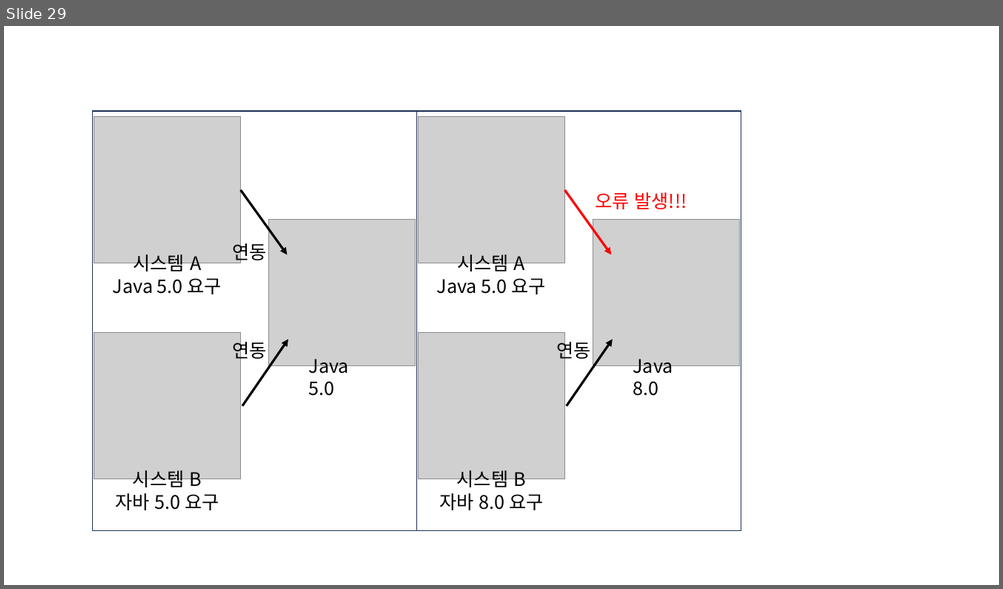
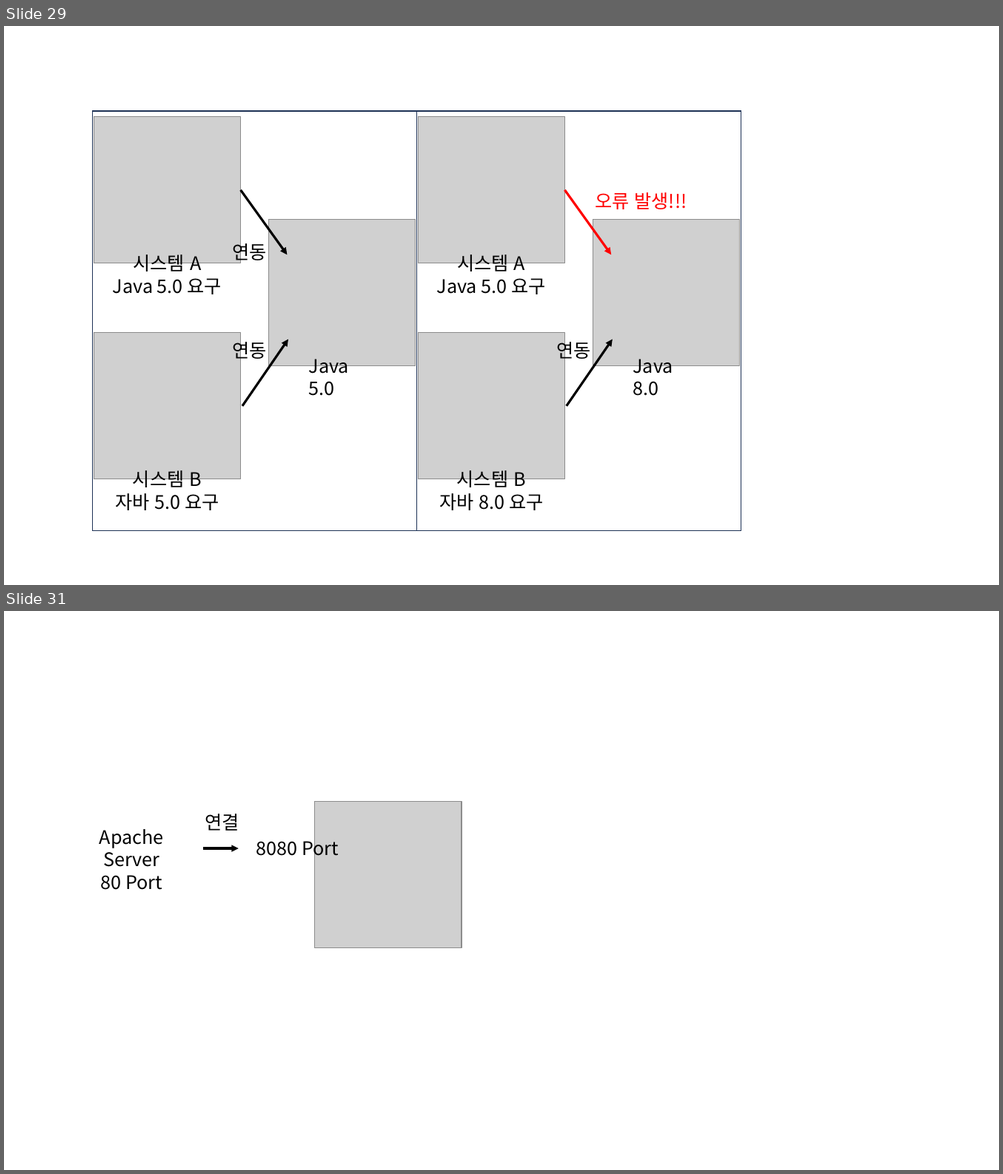
Before and after one commit to yyechan0602/yyechan0602.github.io, a slide deck: 블로그 그림.pptx. Shown one above the other, each under a label of ours: slide 29 before the commit, slides 29 and 31 after it; the slides between them are not shown. The pictures are 1003x589 and 1003x1174 pixels, drawn with LibreOffice and Linux fonts; fonts in the diff are those of the drawing; grey boxes stand for pictures. Boxes give left, top, right and bottom in pixels: in the first picture for what was removed or moved away, otherwise in the second. Text is boxed around its words. In the diff, an @@ line names an element or a change of style, - is before the commit and + after.

```diff
--- a/블로그 그림.pptx
+++ b/블로그 그림.pptx
@@ slide 31 added at (4, 611, 999, 1170), background #FFFFFF @@
@@ picture added at (314, 801, 461, 948) @@
@@ text added at (99, 829, 164, 890), 18 pt, text #000000 @@
+Apache Server
+80 Port
@@ text added at (205, 814, 239, 831), 18 pt, text #000000 @@
+연결
@@ arrow added from (203, 849) to (239, 849), #000000 2.25 pt @@
@@ text added at (256, 837, 338, 860), 18 pt, text #000000 @@
+8080 Port
```
Also in this commit, not shown: 2 other slides added, 1 slide removed, 4 other files.
